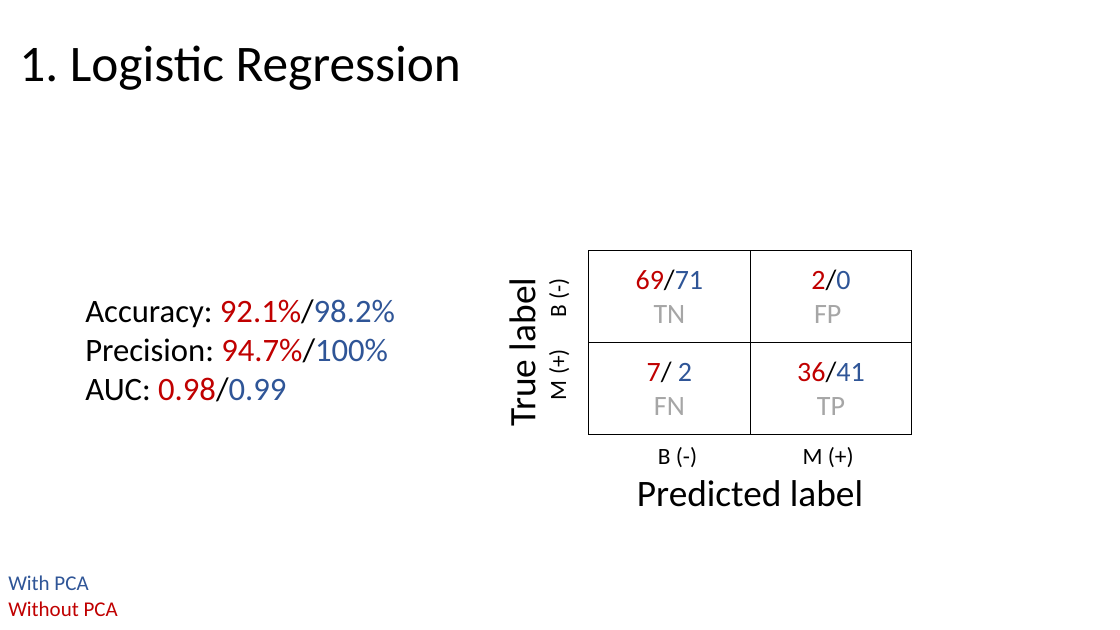
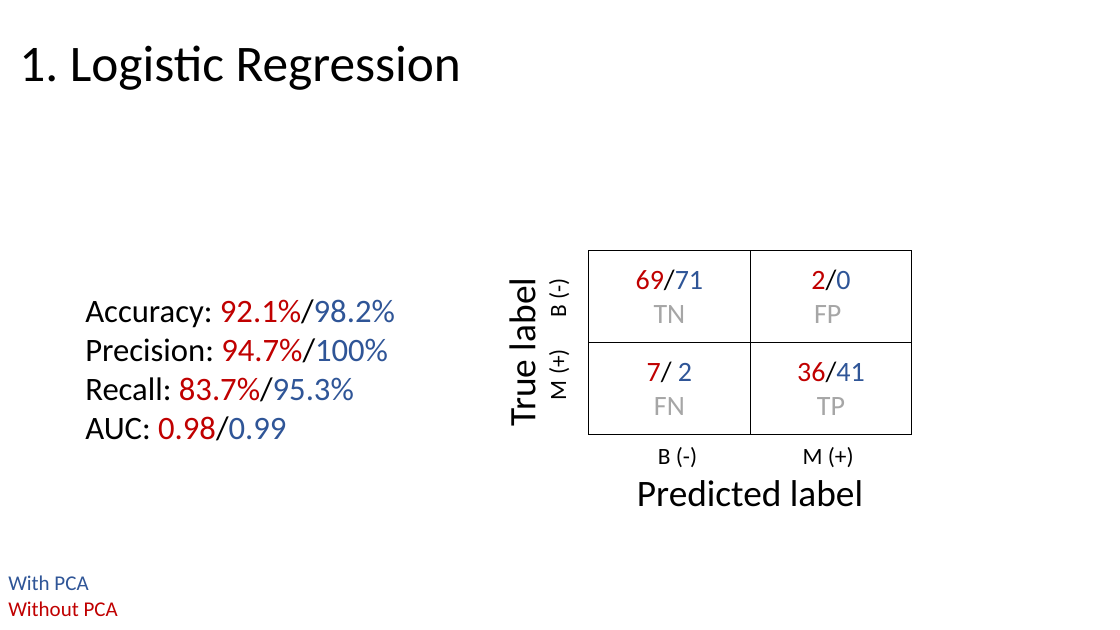
Before and after one commit to yoonichung/BreastCancerPrediction, a slide deck: slide 7 of Team7.pptx. Drawn at 1120x630 pixels with LibreOffice and Linux fonts; fonts in the diff are those of the drawing. Boxes give left, top, right and bottom in pixels: in the first picture for what was removed or moved away, otherwise in the second. Text is boxed around its words. In the diff, an @@ line names an element or a change of style, - is before the commit and + after.

```diff
--- a/Team7.pptx
+++ b/Team7.pptx
@@ text at box(85, 377, 354, 402): paragraph added @@
+Recall: 83.7%/95.3%
```
Also in this commit, not shown: 4 other slides changed, 2 other files.
